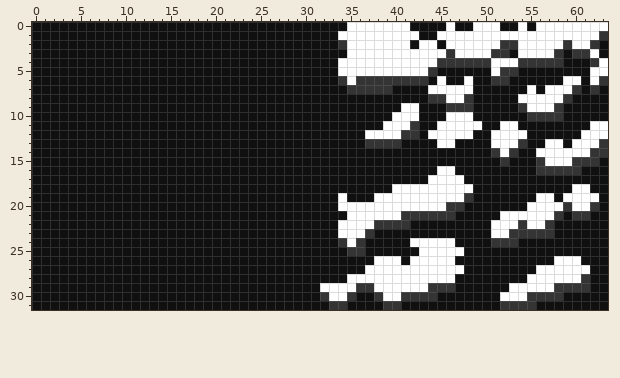
Two versions of one pixel-art file, Sprites/Tiles/RocksGrayscale.aseprite. Above, as it was before the edit.
64x32 pixels, 1 frame.
The same view after the edit:
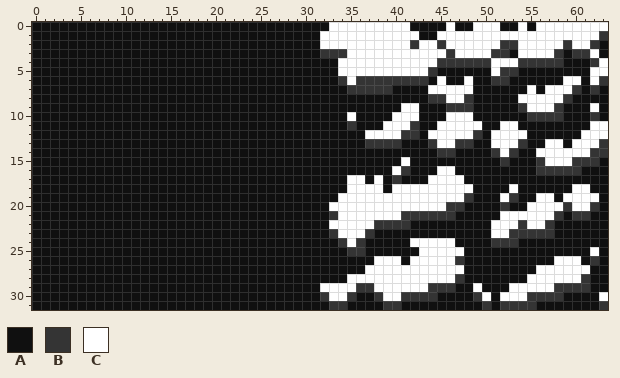
Palette (. is transparent): A #101010  B #343434  C #ffffff
Difference:
y 0: x 33..34 AA -> CC
y 1: x 32..33 AA -> CC
y 2: x 32..34 AAB -> CCC; x 42 A -> B; x 45 A -> B
y 3: x 32..34 AAA -> BBB
y 9: x 62 A -> C
y 10: x 35 A -> C; x 62 A -> B
y 11: x 35 A -> B
y 12: x 49 A -> B
y 13: x 44 A -> B; x 47..48 AA -> BB
y 14: x 45..46 AA -> BB
y 15: x 41 A -> C
y 16: x 40..41 AA -> CB
y 17: x 35..36 AA -> CC; x 38 A -> C; x 40 A -> B
y 18: x 35..38 AAAA -> CCCC; x 53 A -> C
y 19: x 35..37 AAA -> CCC; x 52..53 AA -> CB
y 20: x 33 A -> C; x 52 A -> B
y 21: x 33..34 AA -> BC
y 22: x 33 A -> C
y 23: x 33 A -> B
y 25: x 62 A -> C
y 26: x 47 A -> B; x 62 A -> B
y 28: x 47 A -> B
y 29: x 49 A -> C
y 30: x 49..50 AA -> BC; x 63 A -> C
y 31: x 50 A -> B; x 63 A -> B
